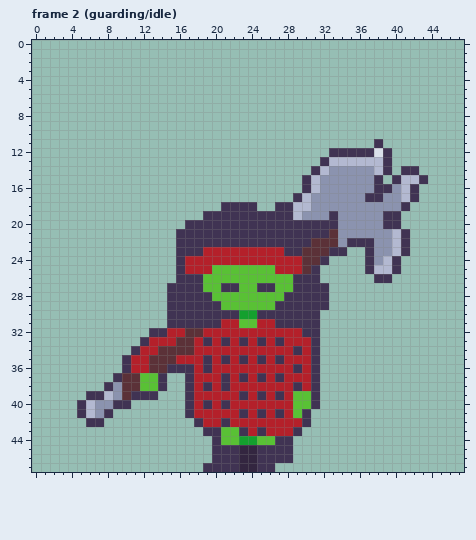
File history of a pixel-art file, assets/aseprite/rebeka.aseprite. That is the earlier state.
48x48 pixels, 4 frames. Shown: frame 2 (guarding/idle). The commit also changed other frames, which this record leaves out.
New version:
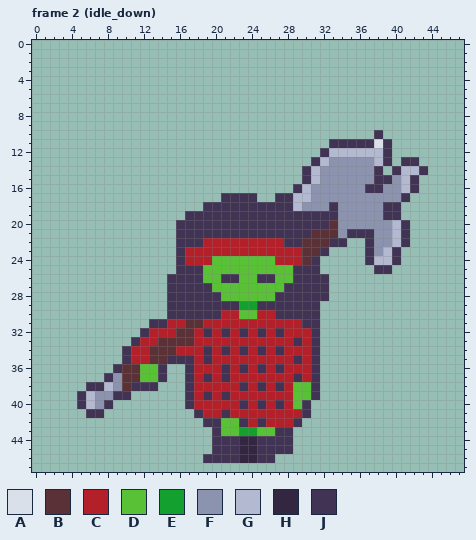
Palette (. is transparent): A #dae0ea  B #5b3138  C #b4202a  D #59c135  E #14a02e  F #8b93af  G #b3b9d1  H #332640  J #403353
Changes in this commit:
Changed rows in their new state; - is an unchanged pixel.
Frame 2 (idle_down):
first column x 5:
10 ---------------------------------J-----
11 ----------------------------JJJJJAJ----
12 ---------------------------JGGGGGG-----
13 --------------------------JGFFFFF---JJ-
14 -------------------------JGF-----J.JGGJ
15 ----------------------------------JF-J.
16 ------------------------JGF-----J-F----
17 ----------------JJJJ--JJG-------FF--J.-
18 --------------JJ----JJ---F--J-----JJ.--
19 ------------JJ----------JJJJ-----------
20 -----------J----------------B-----FGJ--
21 --------------------------BB--JJJ------
22 --------------CCCCCCCCC--B--JJ..-------
23 ------------CC---------CC--J..----GJ.--
24 ---------------DDDDDDD----J.-----G-----
25 ------------JJD-------DDJJ------.JJ.---
26 ----------J-----JJ--JJ-----J-----..----
27 --------------J-DD--DD-J---------------
28 ---------------J------J----------------
29 ----------------JJEEJJ-----.-----------
30 ----------------CCDDCC-----------------
31 --------JJCCBBCC--CC--CCC--------------
32 -------JCC-B-CJ-J-J-J-J--C-------------
33 ------JC-BB---C-C-C-C-C-J--------------
34 -----JC-B--CC-J-J-J-J-J-C--------------
35 ----------JJJ---C-C-C-C-J--------------
36 ----JBBDDJ..--C-J-J-J-J-C--------------
37 ---JF---------J---C-C-C-J--------------
38 -JJG--JJJ.----C-C-J-J-J-DD-------------
39 JGFFJJ...-----J-J-C-C-C----------------
40 ---J..--------C-C-J-J-J--J.------------
41 .JJ.--------.J--J-C-C-C-C--------------
42 -..----------.JJDDJ-J---J.-------------
43 --------------.---EEDDJJ.--------------
44 ----------------JJHHJJ-----------------
46 --------------J-------..---------------
47 --------------........-----------------
Boxes around the changes in both pictures, in picture pixels (x1, y1, x2, y2):
changed: (77, 130, 428, 472)
